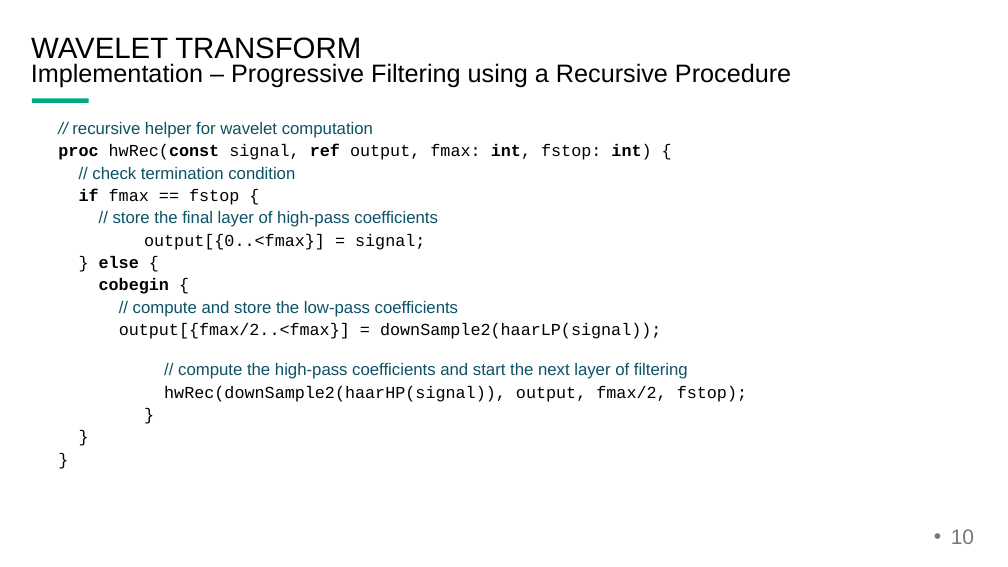
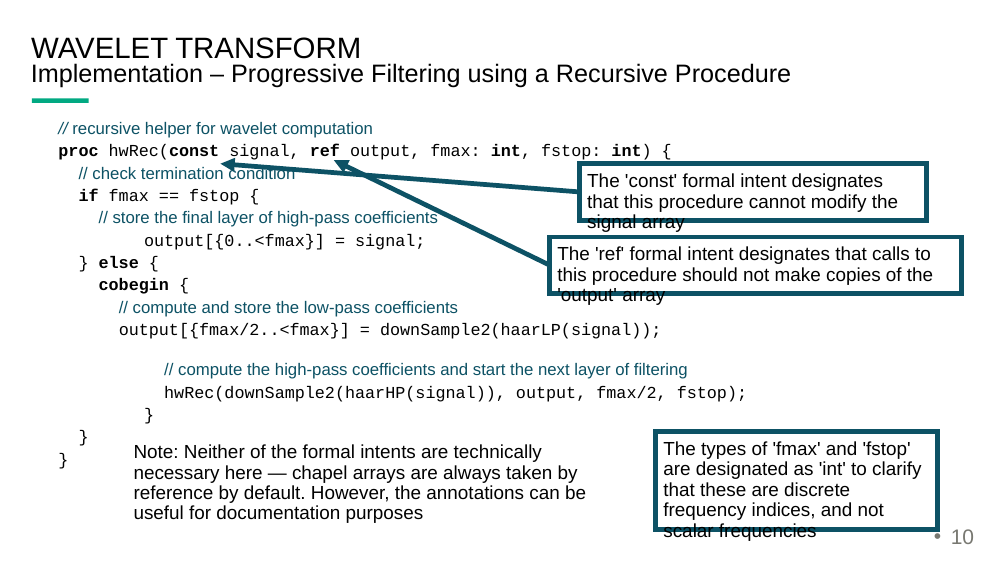
Before and after one commit to jeremiah-corrado/chpl_dwt_example, a slide deck: slide 10 of wavelet_notes.pptx. Drawn at 1008x567 pixels with LibreOffice and Linux fonts; fonts in the diff are those of the drawing; background and template pictures are left out. Boxes give left, top, right and bottom in pixels: in the first picture for what was removed or moved away, otherwise in the second. Text is boxed around its words. In the diff, an @@ line names an element or a change of style, - is before the commit and + after.

```diff
--- a/wavelet_notes.pptx
+++ b/wavelet_notes.pptx
@@ arrow added from (580, 192) to (221, 164), #0D5265 4.5 pt @@
@@ arrow added from (550, 265) to (334, 160), #0D5265 4.5 pt @@
@@ rectangle added at [580, 164, 926, 221], outline #0D5265 4.5 pt, 18 pt, text #000000 @@
+The 'const' formal intent designates that this procedure cannot modify the signal array
@@ rectangle added at [550, 237, 962, 293], outline #0D5265 4.5 pt, 18 pt, text #000000 @@
+The 'ref' formal intent designates that calls to this procedure should not make copies of the 'output' array
@@ text added at [134, 444, 586, 523], 18 pt, text #000000 @@
+Note: Neither of the formal intents are technically necessary here — chapel arrays are always taken by reference by default. However, the annotations can be useful for documentation purposes
@@ rectangle added at [656, 432, 937, 529], outline #0D5265 4.5 pt, 18 pt, text #000000 @@
+The types of 'fmax' and 'fstop' are designated as 'int' to clarify that these are discrete frequency indices, and not scalar frequencies
```
Also in this commit, not shown: 4 other slides changed, 1 other file.
